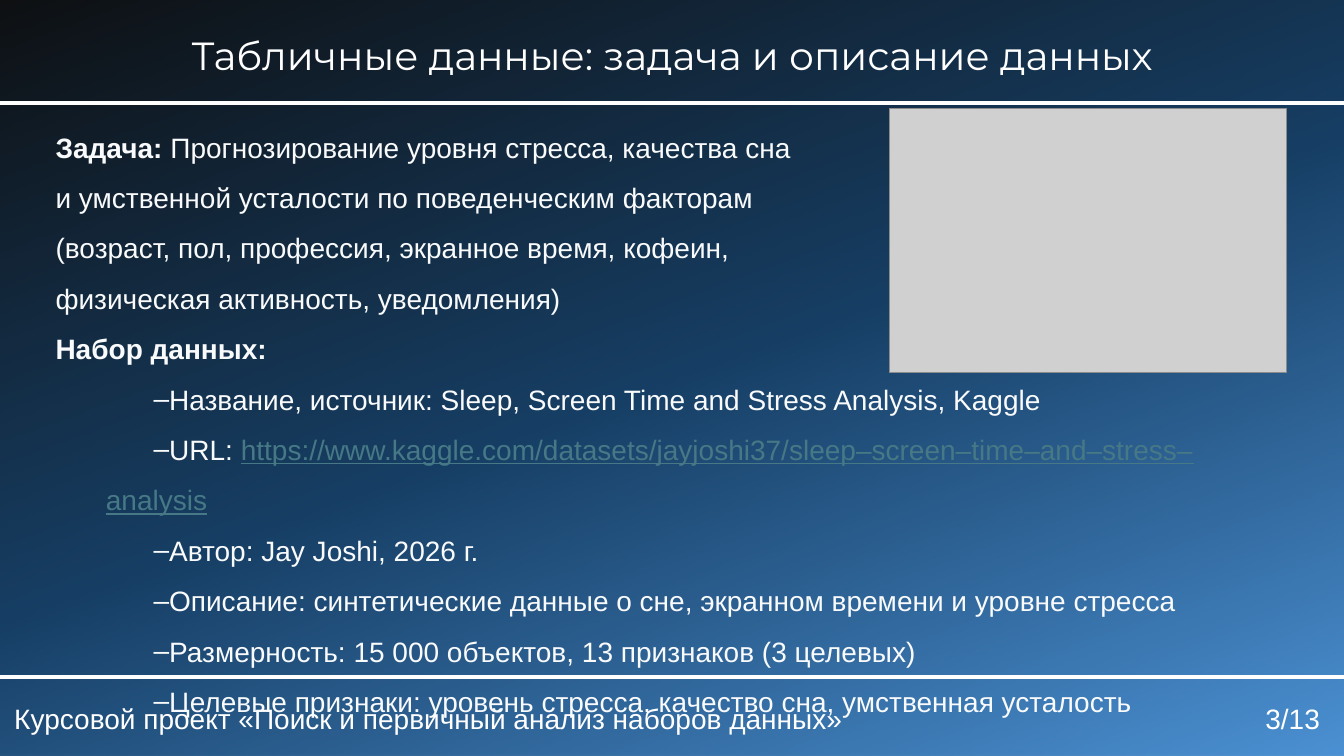
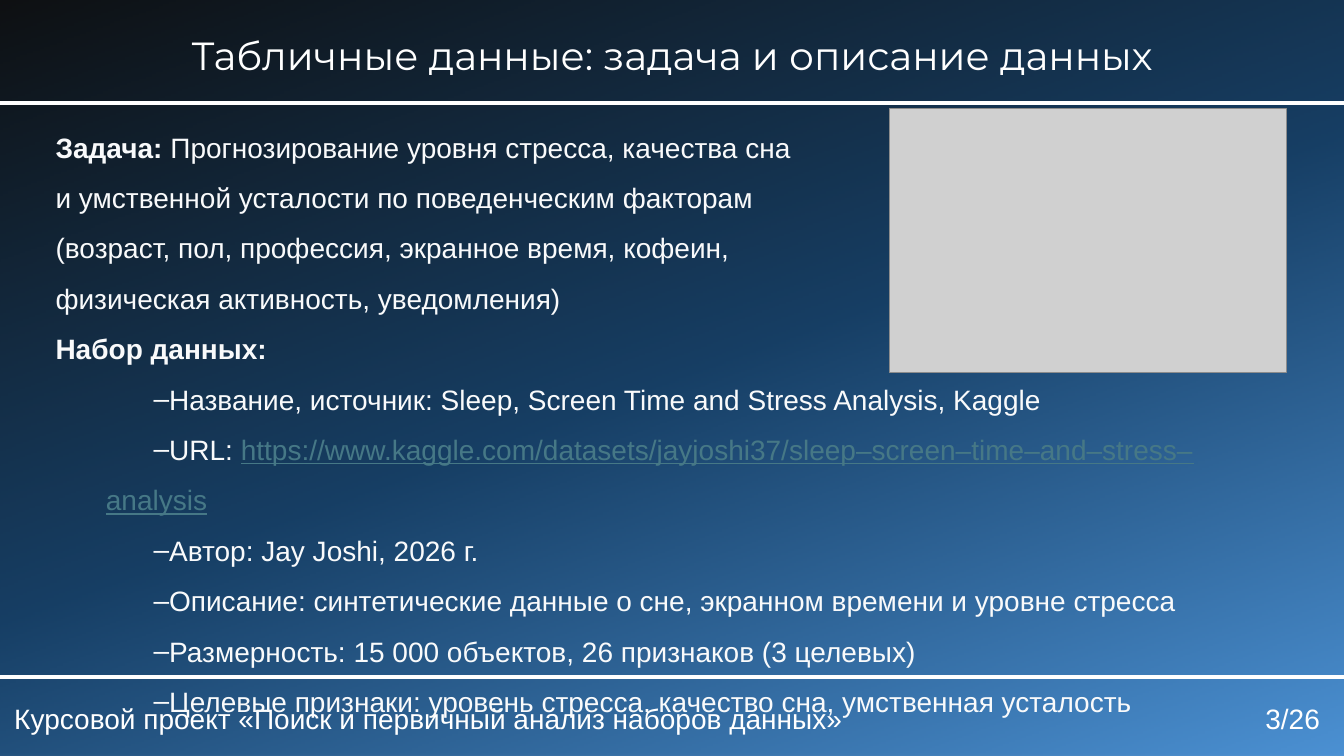
Before and after one commit to KaKTyZV/KYRSOVAIA_RABOTA, a slide deck: slide 3 of БобыкинВА_ЕТ141_курсовой_проект.pptx. Drawn at 1344x756 pixels with LibreOffice and Linux fonts; fonts in the diff are those of the drawing; grey boxes stand for pictures. Boxes give left, top, right and bottom in pixels: in the first picture for what was removed or moved away, otherwise in the second. Text is boxed around its words. In the diff, an @@ line names an element or a change of style, - is before the commit and + after.

```diff
--- a/БобыкинВА_ЕТ141_курсовой_проект.pptx
+++ b/БобыкинВА_ЕТ141_курсовой_проект.pptx
@@ text at (154, 641, 916, 667): text changed @@
-    – Размерность: 15 000 объектов, 13 признаков (3 целевых)
+    – Размерность: 15 000 объектов, 26 признаков (3 целевых)
@@ page number at (1265, 708, 1319, 730): text changed @@
-3/13
+3/26
```
Also in this commit, not shown: 11 other slides changed, 21 slides added, 1 slide removed.
